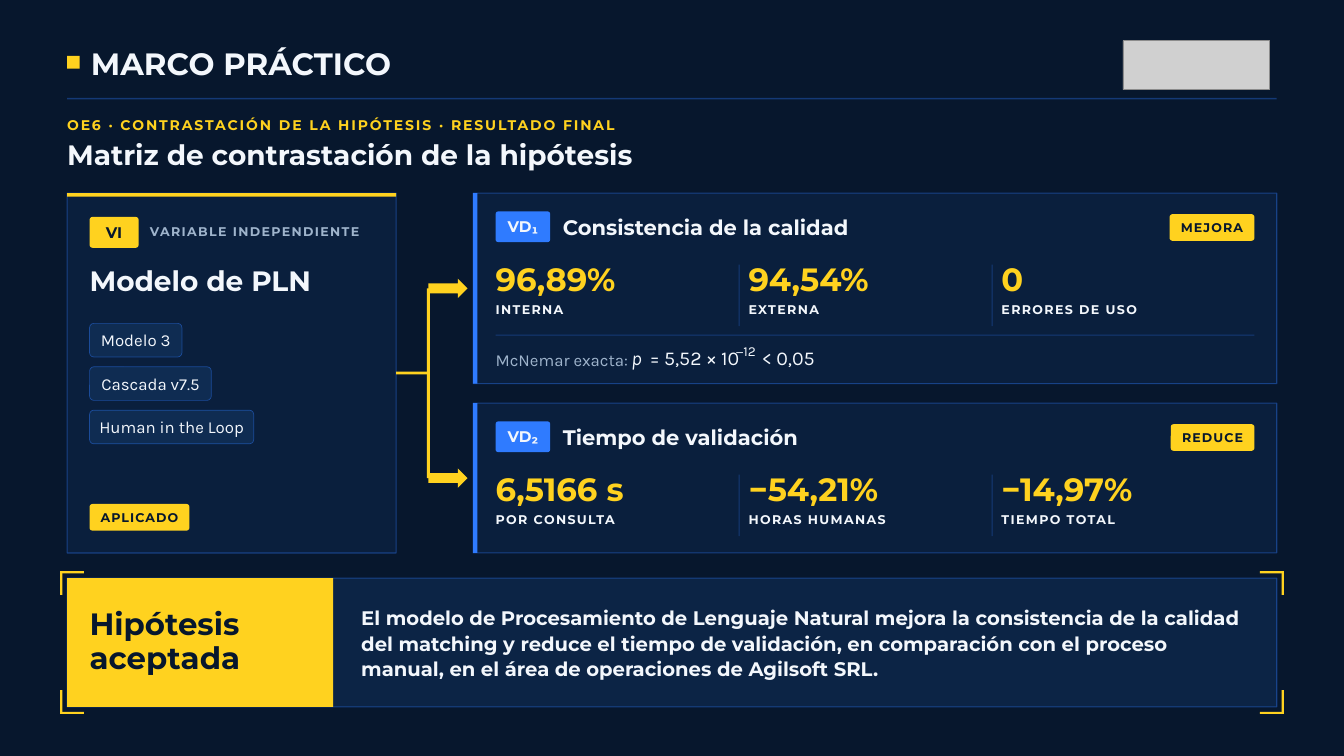
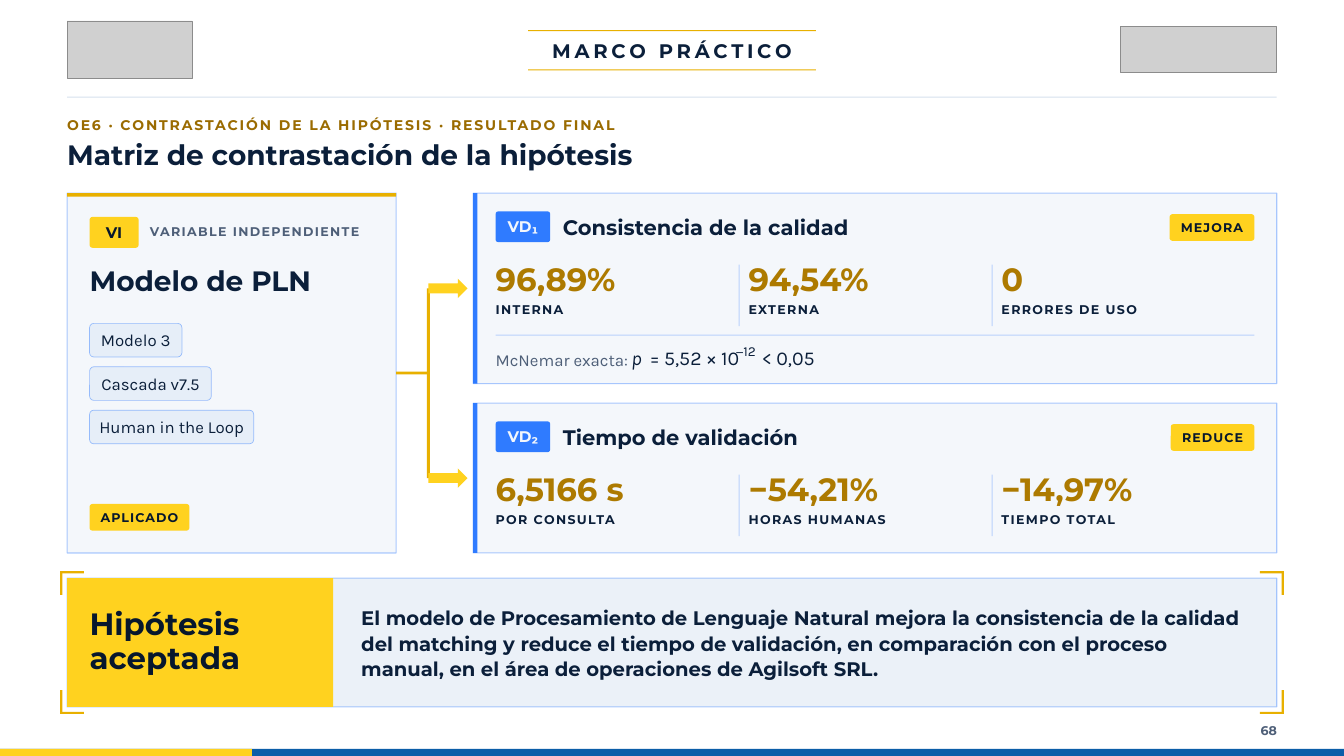
Before and after one commit to cmpeic/presentacion-trabajo-grado, a slide deck: slide 68 of canva/presentacion_trabajo_grado_canva.pptx (slide 66 before the commit). Drawn at 1344x756 pixels with LibreOffice and Linux fonts; fonts in the diff are those of the drawing; grey boxes stand for pictures; background and template pictures are left out. Boxes give left, top, right and bottom in pixels: in the first picture for what was removed or moved away, otherwise in the second. Text is boxed around its words. In the diff, an @@ line names an element or a change of style, - is before the commit and + after.

```diff
--- a/canva/presentacion_trabajo_grado_canva.pptx
+++ b/canva/presentacion_trabajo_grado_canva.pptx
@@ background picture (left out) to #FFFFFF @@
@@ picture added at <box>67,21,192,78</box> @@
@@ picture: place and size @@
-picture at <box>1123,40,1269,89</box>
+picture at <box>1120,27,1277,73</box>
@@ rectangle removed at <box>67,56,80,69</box> @@
@@ text "MARCO PRÁCTICO": place and size @@
-text "MARCO PRÁCTICO" at <box>91,47,391,76</box>
+text "MARCO PRÁCTICO" at <box>552,40,792,59</box>
@@ text "MARCO PRÁCTICO" at <box>552,40,792,59</box>: size 33 to 21 pt, text colour #F3F7FC to #0B1F3A, letter spacing 0 to 4 pt; alignment left to centre @@
@@ rectangle added at <box>528,30,816,32</box>, fill #E8B000 @@
@@ rectangle added at <box>528,69,816,71</box>, fill #E8B000 @@
@@ text "OE6 · CONTRASTACIÓN DE LA ..." at <box>67,116,1277,137</box>: text colour #FFD21F to #9A6B00 @@
@@ rectangle at <box>67,97,1277,98</box>: fill #2F7BFF at 35% opacity to #D6E1EE @@
@@ text "VARIABLE INDEPENDIENTE" at <box>150,224,374,243</box>: text colour #9FB4CC to #4E5F78 @@
@@ text "McNemar exacta:" at <box>496,355,629,366</box>: text colour #9FB4CC to #4E5F78 @@
@@ text colour #F3F7FC to #0B1F3A in 20 elements at <box>67,143,633,171</box>, <box>90,270,311,292</box>, <box>101,334,171,346</box>, <box>101,378,200,390</box>, <box>99,421,244,437</box>, <box>563,218,848,236</box>, <box>496,305,564,314</box>, <box>749,302,982,321</box>, <box>1001,305,1137,314</box>, <box>631,355,641,370</box>, <box>664,352,739,367</box>, <box>736,347,756,360</box>, <box>776,352,814,367</box>, <box>563,428,797,449</box>, <box>496,512,729,531</box>, <box>749,515,886,524</box>, <box>1001,512,1234,531</box>, <box>361,609,1239,680</box>, <box>650,347,665,372</box>, <box>762,347,777,372</box> @@
@@ fill #0F2C52 to #E6EEF8 in 3 elements at <box>89,323,181,357</box>, <box>89,367,211,401</box>, <box>89,410,253,444</box> @@
@@ fill #0A1F3D to #F4F7FB in 3 elements at <box>67,194,396,553</box>, <box>473,194,1277,384</box>, <box>473,403,1277,553</box> @@
@@ text colour #FFD21F to #AD7A00 in 6 elements at <box>496,268,616,296</box>, <box>749,268,869,296</box>, <box>1001,268,1023,292</box>, <box>496,478,624,506</box>, <box>749,478,879,506</box>, <box>1001,478,1132,506</box> @@
@@ rectangle at <box>67,578,1277,707</box>: fill #0C2445 to #EBF1F8 @@
@@ fill #FFD21F to #E8B000 in 11 elements at <box>67,194,396,197</box>, <box>396,372,429,374</box>, <box>427,288,429,478</box>, <box>60,571,84,573</box>, <box>60,571,62,595</box>, <box>1260,571,1284,573</box>, <box>1282,571,1284,595</box>, <box>60,690,62,714</box>, <box>60,712,84,714</box>, <box>1282,690,1284,714</box>, <box>1260,712,1284,714</box> @@
@@ rectangle added at <box>0,749,1344,756</box>, fill #0B5EA8 @@
@@ rectangle added at <box>0,749,252,756</box>, fill #FFD21F @@
@@ text added at <box>1261,726,1277,735</box>, 13.5 pt, text #4E5F78, bold @@
+68
```
Also in this commit, not shown: 63 other slides changed, 5 slides added, 3 slides removed, 33 other files.
